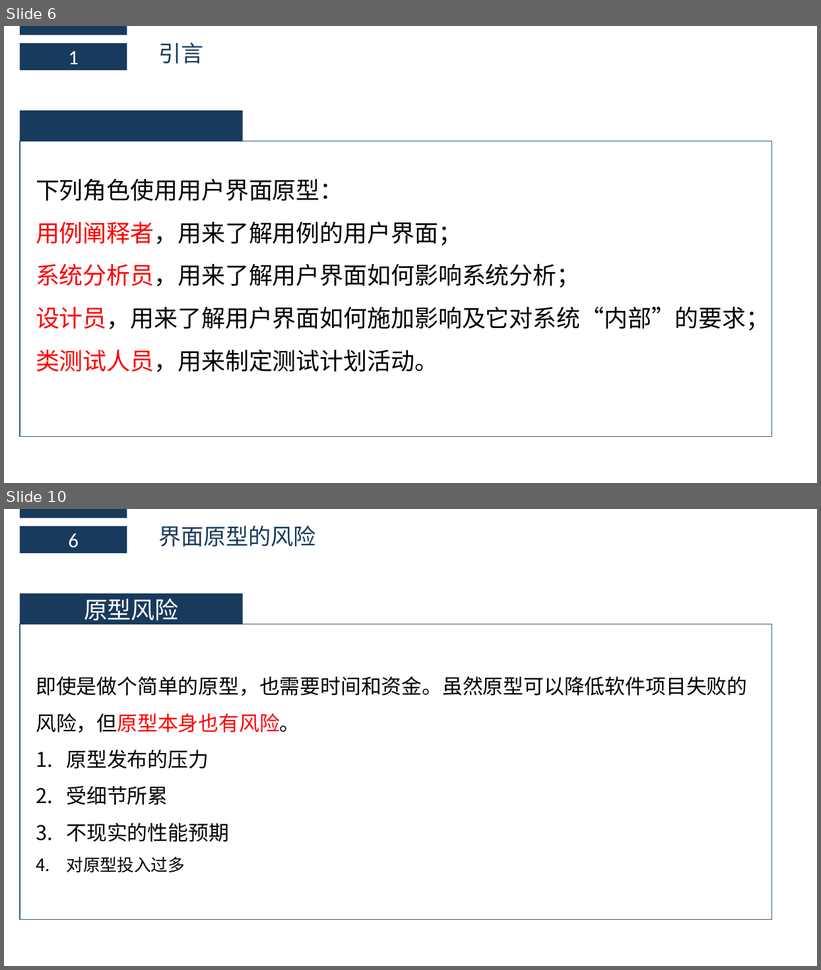
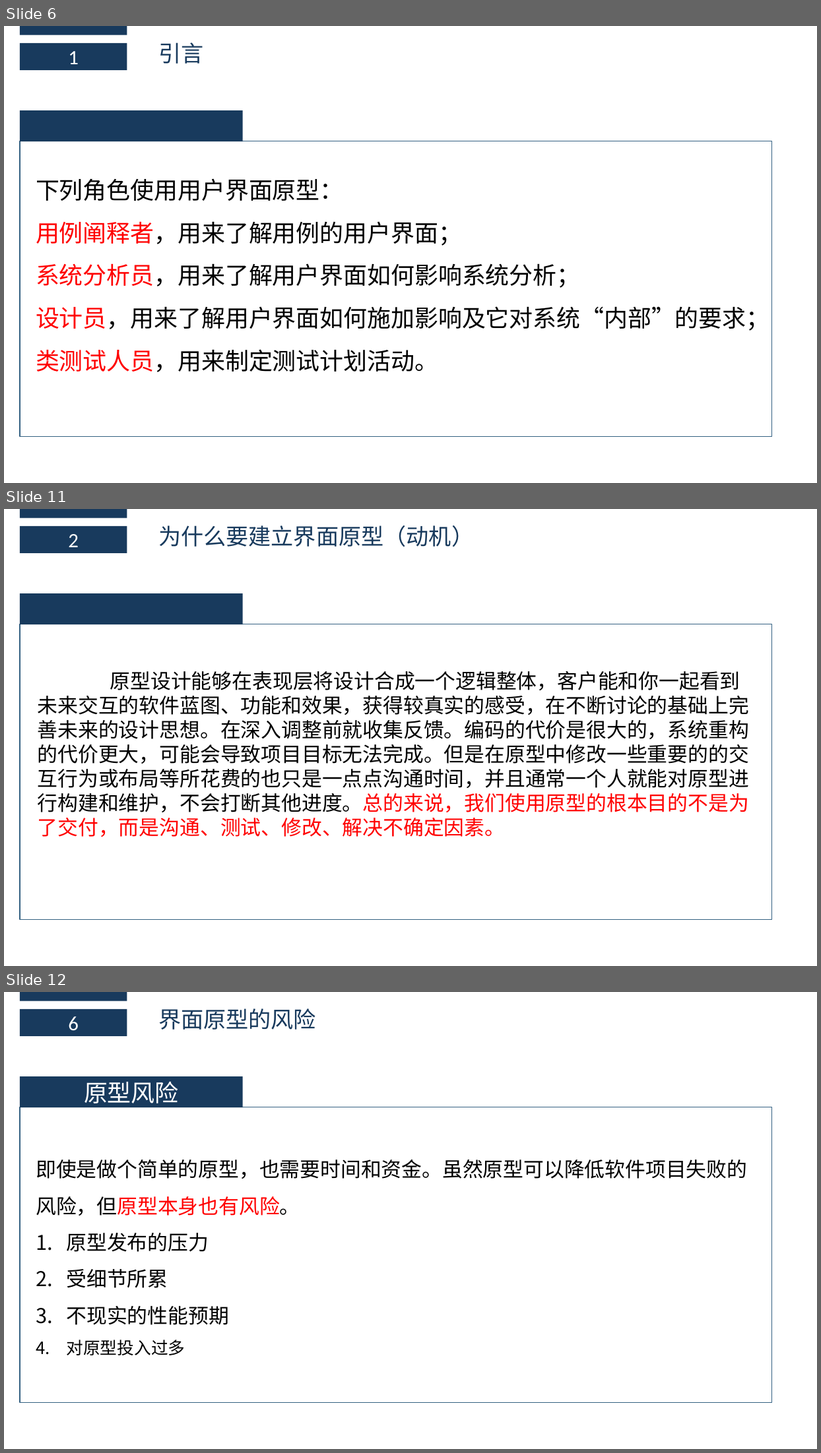
Before and after one commit to boboHh/AssistantTeaching, a slide deck: 受控文档/00-PPT/PRD2018-G11-界面原型.pptx. Shown one above the other, each under a label of ours: slides 6 and 10 before the commit, slides 6, 11 and 12 after it; the slides between them are not shown. The pictures are 821x970 and 821x1453 pixels, drawn with LibreOffice and Linux fonts; fonts in the diff are those of the drawing. Boxes give left, top, right and bottom in pixels: in the first picture for what was removed or moved away, otherwise in the second. Text is boxed around its words. In the diff, an @@ line names an element or a change of style, - is before the commit and + after.

Commit message:
整合 为什么会有界面原型（动机）部分

```diff
--- a/受控文档/00-PPT/PRD2018-G11-界面原型.pptx
+++ b/受控文档/00-PPT/PRD2018-G11-界面原型.pptx
@@ slide 11 added at (4,509,817,966), background #FFFFFF @@
@@ rectangle added at (20,509,127,518), fill #183A5D @@
@@ rectangle added at (20,526,127,553), fill #183A5D, 24 pt, text #FFFFFF @@
+2
@@ text added at (158,525,474,547), 26.6 pt, text #183A5D @@
+为什么要建立界面原型（动机）
@@ rectangle added at (20,593,242,625), fill #183A5D @@
@@ rectangle added at (20,625,772,921), outline #346182 1 pt @@
@@ text added at (38,671,749,837), 24 pt, text #000000 @@
+原型设计能够在表现层将设计合成一个逻辑整体，客户能和你一起看到未来交互的软件蓝图、功能和效果，获得较真实的感受，在不断讨论的基础上完善未来的设计思想。在深入调整前就收集反馈。编码的代价是很大的，系统重构的代价更大，可能会导致项目目标无法完成。但是在原型中修改一些重要的的交互行为或布局等所花费的也只是一点点沟通时间，并且通常一个人就能对原型进行构建和维护，不会打断其他进度。总的来说，我们使用原型的根本目的不是为了交付，而是沟通、测试、修改、解决不确定因素。
@@ what was slide 10 is now slide 12 @@
```
Also in this commit, not shown: 3 slides changed, 1 other slide added.
